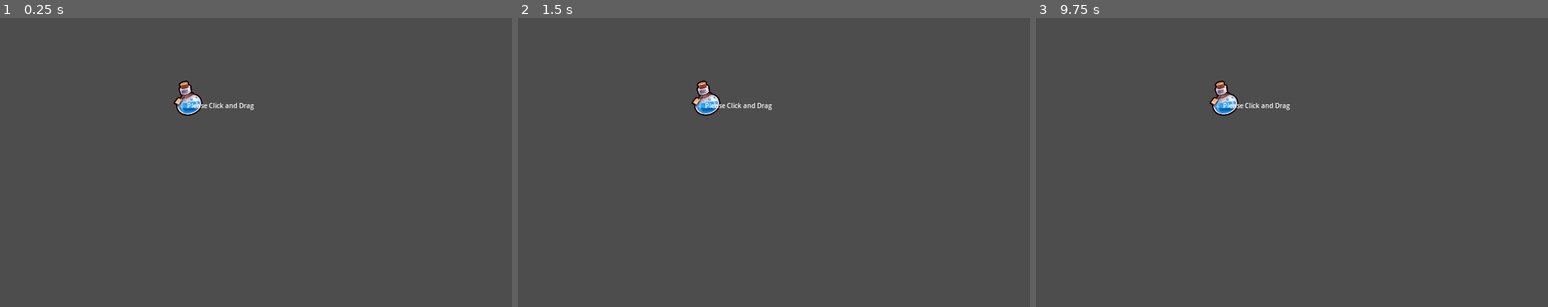
Above: before the commit, frames 1-3 (left to right).
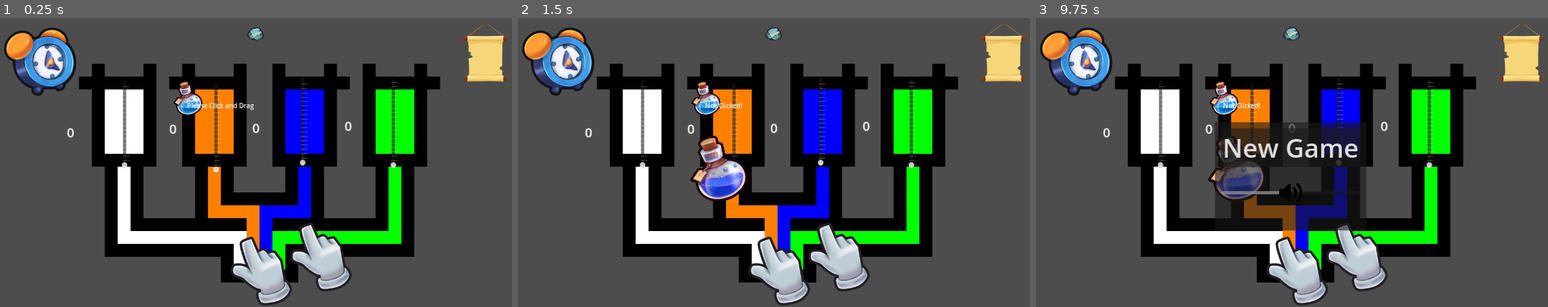
Above: after the commit, the same moments.

Repository: IceEmperor4944/PhilosophersStone
Game: Godot game, scene res://Scenes/ExampleMain.tscn
Same seed, same stepped clock (60 frames per second), same inputs: the game is played once before the commit and once after it. Before the commit the project starts from res://Scenes/Test.tscn.
Inputs (mouse positions are in pixels of both pictures, inside the frame that each line leads up to):
- Up to frame 1 (0.25 s): no input
- Up to frame 2 (1.5 s): click (840, 254) at 0.52 s; click (558, 61) at 1.27 s
- Up to frame 3 (9.75 s): click (1292, 35) at 2.02 s; click (1297, 269) at 2.77 s; click (1076, 61) at 3.52 s; click (1292, 35) at 4.27 s; click (1358, 254) at 5.02 s; click (1297, 269) at 5.77 s; click (1076, 61) at 6.52 s; click (1292, 35) at 7.27 s; click (1358, 254) at 8.02 s; click (1297, 269) at 8.77 s; click (1522, 52) at 9.52 s

The runs differ from the first frame. In frame 1, 38% of the frame differs, in the area x 0-100%, y 1-100%; in frame 2, 38%; in frame 3, 40%.
Error before the commit: Attempt to call function 'new' in base 'null instance' on a null instance. (res://Scripts/ingredient.gd:5)

Commit message:
work on example
work on instantiation

Diff:
--- a/quest-for-the-philosopher's-stone/Scenes/ExampleMain.tscn
+++ b/quest-for-the-philosopher's-stone/Scenes/ExampleMain.tscn
@@ -1,10 +1,12 @@
-[gd_scene load_steps=4 format=3 uid="uid://b4q4jley78old"]
+[gd_scene load_steps=5 format=3 uid="uid://b4q4jley78old"]
 
 [ext_resource type="PackedScene" uid="uid://dp0r2qikrjfyb" path="res://Scenes/HUD_v0.1.tscn" id="1_mnkpd"]
+[ext_resource type="Script" path="res://Scripts/example_main.gd" id="1_ya51b"]
 [ext_resource type="AudioStream" uid="uid://fvq8h4w47yb1" path="res://Assets/Sounds/350703__fran_ky__126-num-alchemy-eagb-5.wav" id="2_4xcml"]
 [ext_resource type="PackedScene" uid="uid://ch0utvogqndvw" path="res://Scenes/MachineGUI.tscn" id="3_mv6bb"]
 
 [node name="ExampleMain" type="Node2D"]
+script = ExtResource("1_ya51b")
 
 [node name="HUD" parent="." instance=ExtResource("1_mnkpd")]
 
--- a/quest-for-the-philosopher's-stone/Scenes/HUD_v0.1.tscn
+++ b/quest-for-the-philosopher's-stone/Scenes/HUD_v0.1.tscn
@@ -135,8 +135,6 @@
 [connection signal="mouse_entered" from="SettingsBtn" to="." method="_on_settings_btn_mouse_entered"]
 [connection signal="mouse_exited" from="SettingsBtn" to="." method="_on_settings_btn_mouse_exited"]
 [connection signal="toggled" from="SettingsBtn" to="." method="_on_settings_btn_toggled"]
-[connection signal="mouse_entered" from="HandBtn" to="." method="_on_hand_btn_mouse_entered"]
-[connection signal="mouse_exited" from="HandBtn" to="." method="_on_hand_btn_mouse_exited"]
-[connection signal="pressed" from="HandBtn" to="Ingredient_Manager_Test" method="_on_hand_btn_pressed"]
+[connection signal="button_down" from="HandBtn" to="." method="_on_hand_btn_button_down"]
 [connection signal="pressed" from="SettingsMenu/MarginContainer/VBoxContainer/NewGameBtn" to="." method="_on_new_game_btn_pressed"]
 [connection signal="value_changed" from="SettingsMenu/MarginContainer/VBoxContainer/VolSlider" to="." method="_on_vol_slider_value_changed"]
--- a/quest-for-the-philosopher's-stone/Scenes/ingredient_spawned.tscn
+++ b/quest-for-the-philosopher's-stone/Scenes/ingredient_spawned.tscn
@@ -1,5 +1,6 @@
-[gd_scene load_steps=3 format=3 uid="uid://cscbq4q3wy56i"]
+[gd_scene load_steps=4 format=3 uid="uid://cscbq4q3wy56i"]
 
+[ext_resource type="Script" path="res://Scripts/ingredient_spawned.gd" id="1_4p8mw"]
 [ext_resource type="Texture2D" uid="uid://ofrhqb8tlnds" path="res://Assets/Magical/spr_stroked_potion_blue.png" id="1_mghqk"]
 
 [sub_resource type="CapsuleShape2D" id="CapsuleShape2D_2y08j"]
@@ -7,6 +8,7 @@
 height = 180.0
 
 [node name="IngredientSpawned" type="Area2D"]
+script = ExtResource("1_4p8mw")
 
 [node name="Sprite2D" type="Sprite2D" parent="."]
 texture = ExtResource("1_mghqk")
--- /dev/null
+++ b/quest-for-the-philosopher's-stone/Scripts/example_main.gd
@@ -0,0 +1,18 @@
+extends Node2D
+var IngredientSpawnedNodeReference = preload("res://Scenes/ingredient_spawned.tscn")
+
+#region Ready and Update
+
+# Called when the node enters the scene tree for the first time.
+func _ready() -> void:
+	$HUD.emitHandButtonPressed.connect(spawn)
+
+
+# Called every frame. 'delta' is the elapsed time since the previous frame.
+func _process(delta: float) -> void:
+	pass
+#endregion
+func spawn(pos: Vector2i):
+	var instance = IngredientSpawnedNodeReference.instantiate()
+	instance.position = pos
+	add_child(instance)
--- a/quest-for-the-philosopher's-stone/Scripts/hud_v_0.1.gd
+++ b/quest-for-the-philosopher's-stone/Scripts/hud_v_0.1.gd
@@ -1,4 +1,6 @@
 extends CanvasLayer
+
+signal emitHandButtonPressed(pos)
 
 #region Clock Button Functionality
 # Change the hour of the game if that functionality is needed
@@ -17,18 +19,13 @@
 	$SettingsMenu.visible = toggled_on
 #endregion
 
+#region Hand Button Testing Functionality
+func _on_hand_btn_button_down() -> void:
+	var pos = DisplayServer.mouse_get_position()
+	emitHandButtonPressed.emit(pos)
+#endregion
 
 #region Settings Menu Functionality
 func _on_new_game_btn_pressed():
-	# Restart the game.
-	pass
-
-
-
+	get_tree().change_scene_to_file("res://Scenes/ExampleMain.tscn")
 #endregion
-
-
-#region Functions
-
-
-#endregion
--- a/quest-for-the-philosopher's-stone/Scripts/ingredient.gd
+++ b/quest-for-the-philosopher's-stone/Scripts/ingredient.gd
@@ -1,22 +1,14 @@
-class_name Ingredient extends Area2D
+extends Area2D
+class_name Ingredient
 
 @export var sprite = Sprite2D.new();
 
-@onready var ingredient = load("res://Scripts/ingredient_test.gd").new() as Ingredient;
+@onready var ingredient = load("res://Scripts/ingredient.gd").new() as Ingredient;
 var type = ""
 
 #Recipe order will be water earth fire, air
 var m_recipe = [0, 0, 0, 0]
 
-
-
-# Called when the node enters the scene tree for the first time.
-func _ready() -> void:
-	pass
-
-# Called every frame. 'delta' is the elapsed time since the previous frame.
-func _process(delta: float) -> void:
-	pass
 
 func AssignType(name):
 	type = name
--- a/quest-for-the-philosopher's-stone/Scripts/ingredient_manager.gd
+++ b/quest-for-the-philosopher's-stone/Scripts/ingredient_manager.gd
@@ -1,4 +1,5 @@
-class_name IngredientManager extends Node2D
+extends Node2D
+class_name IngredientManager
 
 @export var list = {
 	"water" = [[1, 0, 0, 0, 0, 0, 0, 0, 0, 0, 0, 0, 0, 0, 0, 0, 0, 0, 0, 0, 0, 0, 0, 0], "res://Assets/Magical/spr_stroked_potion_testtube_blue.png"],
--- /dev/null
+++ b/quest-for-the-philosopher's-stone/Scripts/ingredient_spawned.gd
@@ -0,0 +1 @@
+extends Area2D
--- a/quest-for-the-philosopher's-stone/Scripts/waterspawner.gd
+++ b/quest-for-the-philosopher's-stone/Scripts/waterspawner.gd
@@ -1,4 +1,5 @@
-class_name Spawner extends Ingredient
+extends Ingredient
+class_name Spawner
 
 #have objects in display in an array
 
@@ -6,14 +7,14 @@
 var screen_size;
 var has_mouse:bool = false;
 var ingredient_manager_script;
-@onready var ingredient_manager = load("res://Scripts/ingredient_manager_test.gd").new() as IngredientManager;
+@onready var ingredient_manager = load("res://Scripts/ingredient_manager.gd").new() as IngredientManager;
 @onready var newIngredient = Spawner.new();
 @onready var label = $RichTextLabel;
 
 # Called when the node enters the scene tree for the first time.
 func _ready():
 	screen_size = get_viewport_rect().size;
-	ingredient_manager_script = load("res://Scripts/ingredient_manager_test.gd").new();
+	ingredient_manager_script = load("res://Scripts/ingredient_manager.gd").new();
 
 func SpawnObject():
 	newIngredient = ingredient_manager.CreateIngredient("water");
--- /dev/null
+++ b/quest-for-the-philosopher's-stone/icon.svg
@@ -0,0 +1 @@
+<svg xmlns="http://www.w3.org/2000/svg" width="128" height="128"><rect width="124" height="124" x="2" y="2" fill="#363d52" stroke="#212532" stroke-width="4" rx="14"/><g fill="#fff" transform="translate(12.322 12.322)scale(.101)"><path d="M105 673v33q407 354 814 0v-33z"/><path fill="#478cbf" d="m105 673 152 14q12 1 15 14l4 67 132 10 8-61q2-11 15-15h162q13 4 15 15l8 61 132-10 4-67q3-13 15-14l152-14V427q30-39 56-81-35-59-83-108-43 20-82 47-40-37-88-64 7-51 8-102-59-28-123-42-26 43-46 89-49-7-98 0-20-46-46-89-64 14-123 42 1 51 8 102-48 27-88 64-39-27-82-47-48 49-83 108 26 42 56 81zm0 33v39c0 276 813 276 814 0v-39l-134 12-5 69q-2 10-14 13l-162 11q-12 0-16-11l-10-65H446l-10 65q-4 11-16 11l-162-11q-12-3-14-13l-5-69z"/><path d="M483 600c0 34 58 34 58 0v-86c0-34-58-34-58 0z"/><circle cx="725" cy="526" r="90"/><circle cx="299" cy="526" r="90"/></g><g fill="#414042" transform="translate(12.322 12.322)scale(.101)"><circle cx="307" cy="532" r="60"/><circle cx="717" cy="532" r="60"/></g></svg>
--- a/quest-for-the-philosopher's-stone/project.godot
+++ b/quest-for-the-philosopher's-stone/project.godot
@@ -11,7 +11,7 @@
 [application]
 
 config/name="Quest for the Philosopher's Stone"
-run/main_scene="res://Scenes/Test.tscn"
+run/main_scene="res://Scenes/ExampleMain.tscn"
 config/features=PackedStringArray("4.3", "Forward Plus")
 config/icon="res://icon.svg"
 
Not shown, added: quest-for-the-philosopher's-stone/icon.svg.import
